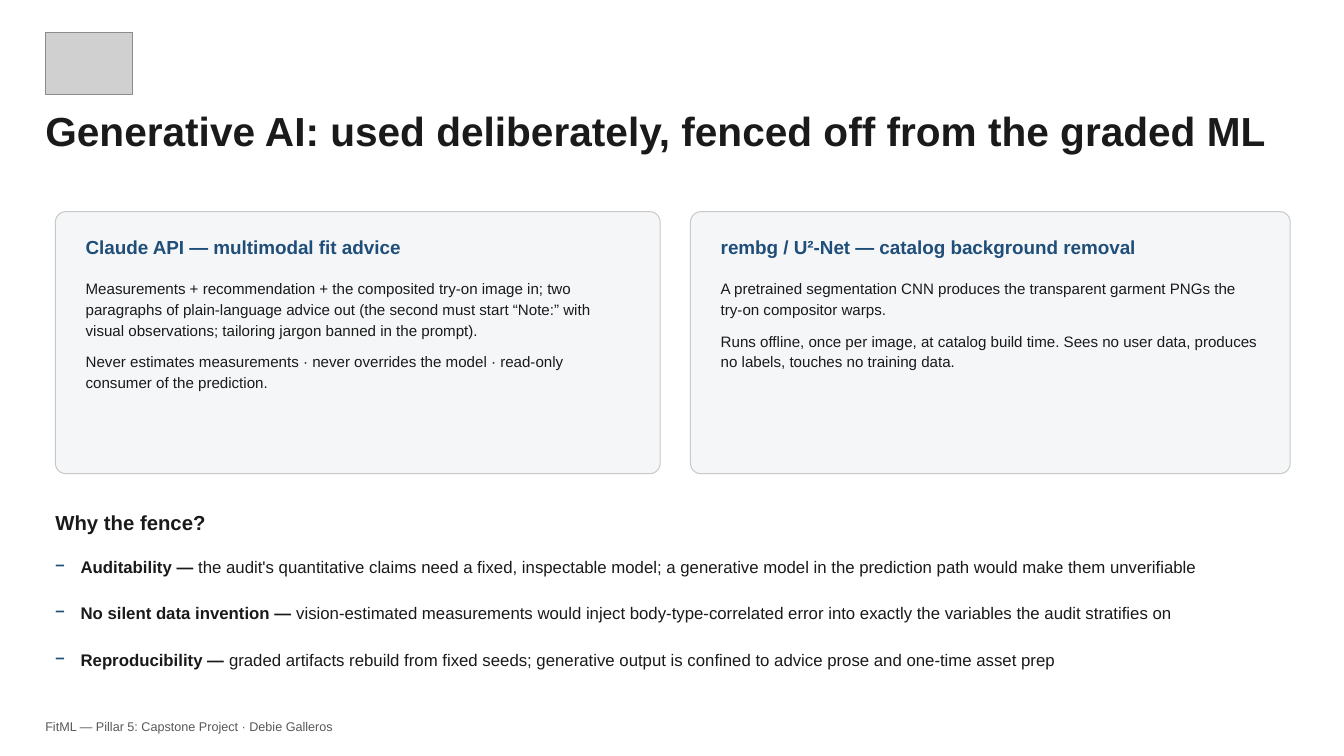
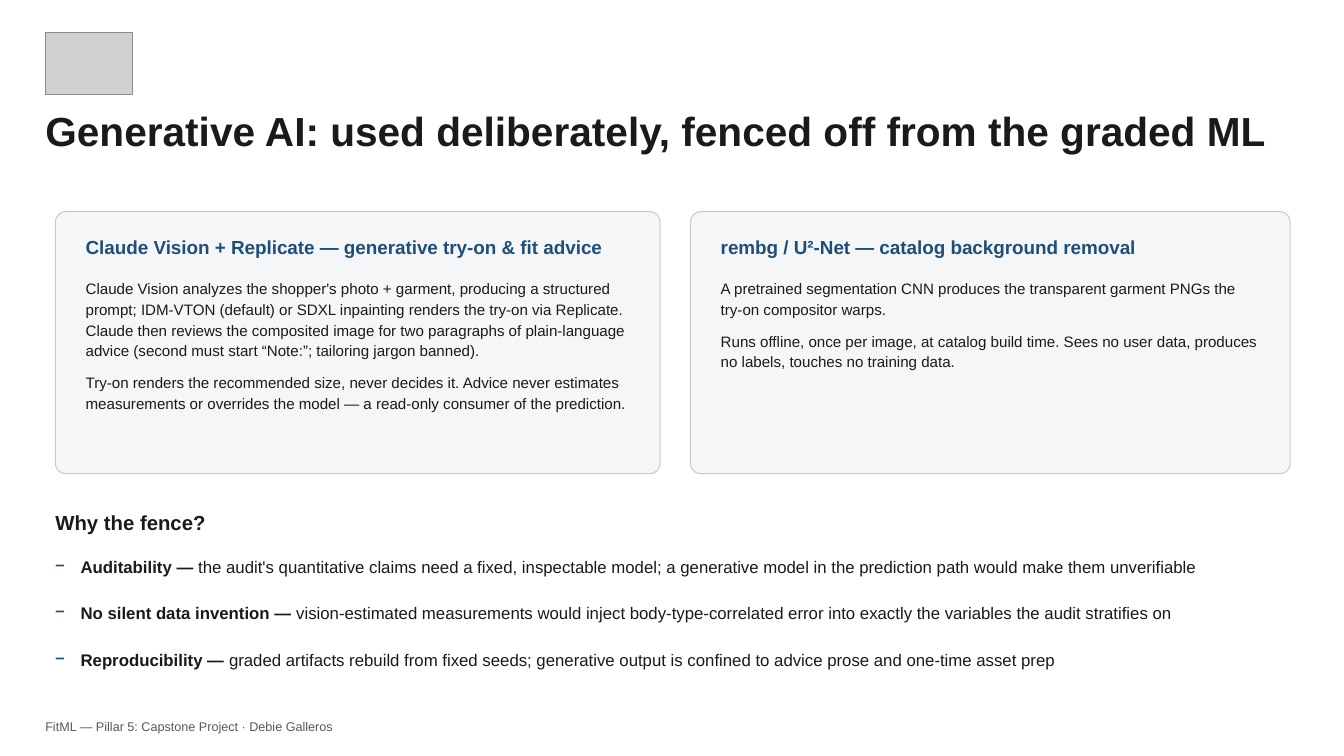
Before and after one commit to debiegalleros/fitml-capstone, a slide deck: slide 10 of submission/Debie_Galleros_Pillar5_CapstoneProject_TechnicalDeck.pptx. Drawn at 1344x756 pixels with LibreOffice and Linux fonts; fonts in the diff are those of the drawing; grey boxes stand for pictures. Boxes give left, top, right and bottom in pixels: in the first picture for what was removed or moved away, otherwise in the second. Text is boxed around its words. In the diff, an @@ line names an element or a change of style, - is before the commit and + after.

```diff
--- a/submission/Debie_Galleros_Pillar5_CapstoneProject_TechnicalDeck.pptx
+++ b/submission/Debie_Galleros_Pillar5_CapstoneProject_TechnicalDeck.pptx
@@ text at box(86, 240, 602, 258): text changed @@
-Claude API — multimodal fit advice
+Claude Vision + Replicate — generative try-on & fit advice
@@ text at box(86, 283, 626, 412): text changed @@
-Measurements + recommendation + the composited try-on image in; two paragraphs of plain-language advice out (the second must start “Note:” with visual observations; tailoring jargon banned in the prompt).
-Never estimates measurements · never overrides the model · read-only consumer of the prediction.
+Claude Vision analyzes the shopper's photo + garment, producing a structured prompt; IDM-VTON (default) or SDXL inpainting renders the try-on via Replicate. Claude then reviews the composited image for two paragraphs of plain-language advice (second must start “Note:”; tailoring jargon banned).
+Try-on renders the recommended size, never decides it. Advice never estimates measurements or overrides the model — a read-only consumer of the prediction.
```
Also in this commit, not shown: 3 other slides changed, 6 other files.
